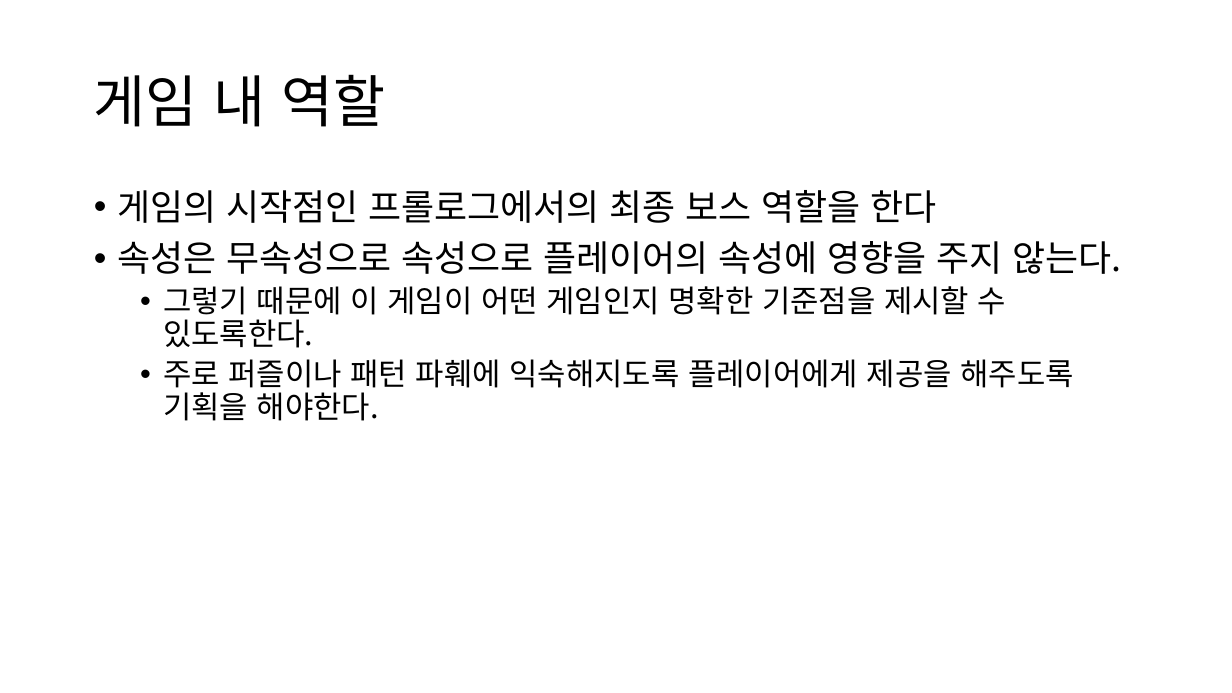
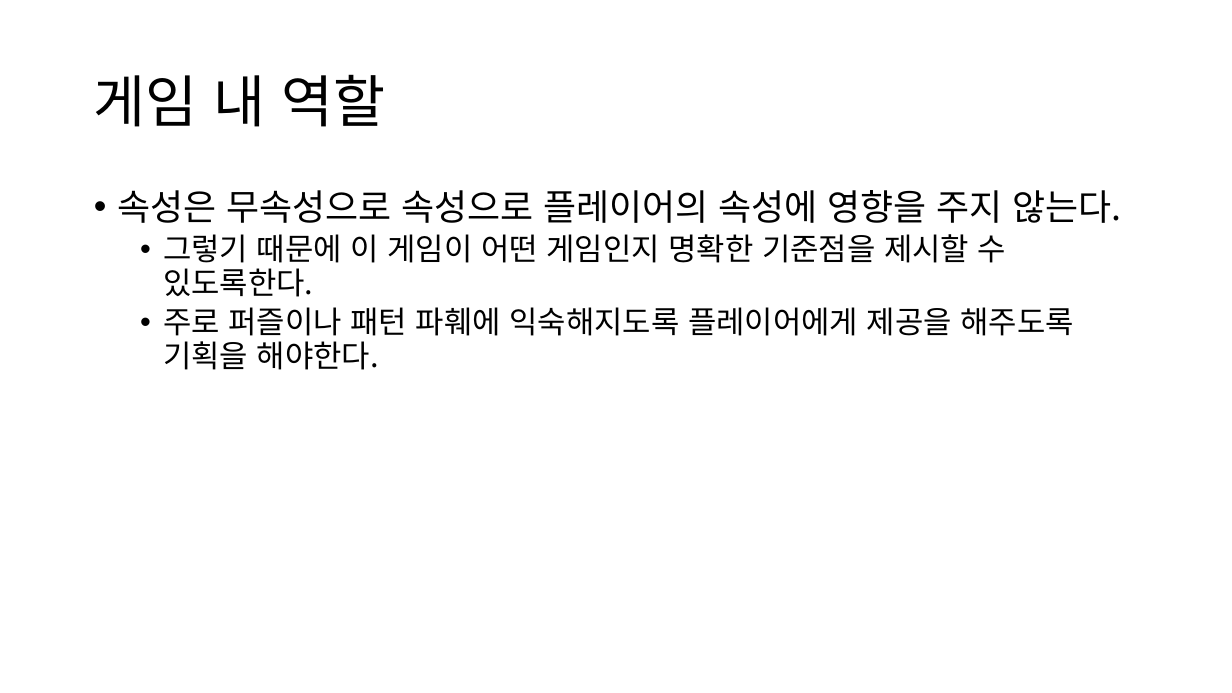
Before and after one commit to hjs0913/SSU, a slide deck: slide 3 of 기획/레이드 보스 기획/SSU 지구 초기 기획.pptx. Drawn at 1232x693 pixels with LibreOffice and Linux fonts; fonts in the diff are those of the drawing. Boxes give left, top, right and bottom in pixels: in the first picture for what was removed or moved away, otherwise in the second. Text is boxed around its words. In the diff, an @@ line names an element or a change of style, - is before the commit and + after.

```diff
--- a/기획/레이드 보스 기획/SSU 지구 초기 기획.pptx
+++ b/기획/레이드 보스 기획/SSU 지구 초기 기획.pptx
@@ text at [117,190,936,223]: paragraph removed @@
-• 게임의 시작점인 프롤로그에서의 최종 보스 역할을 한다
```
Also in this commit, not shown: 1 other slide changed, 4 other files.
